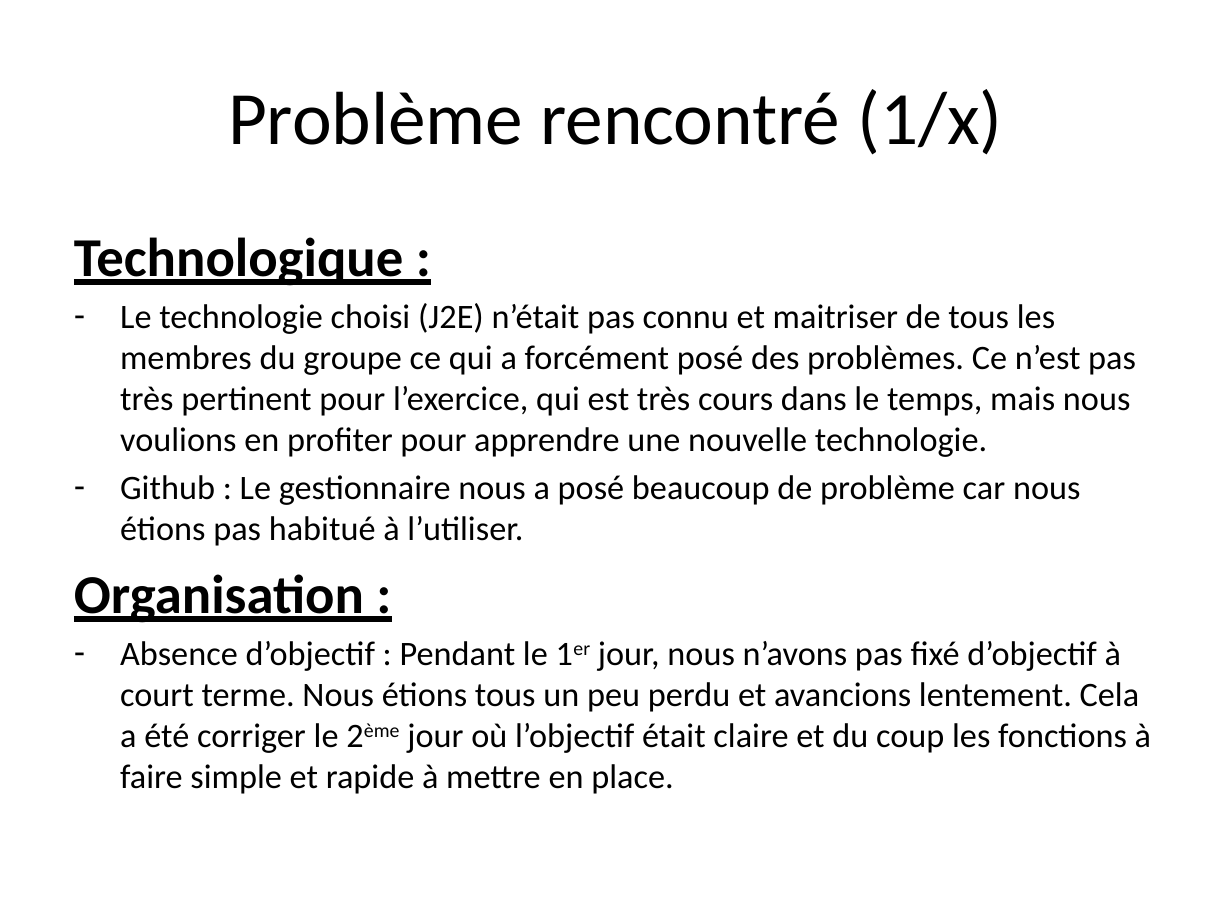
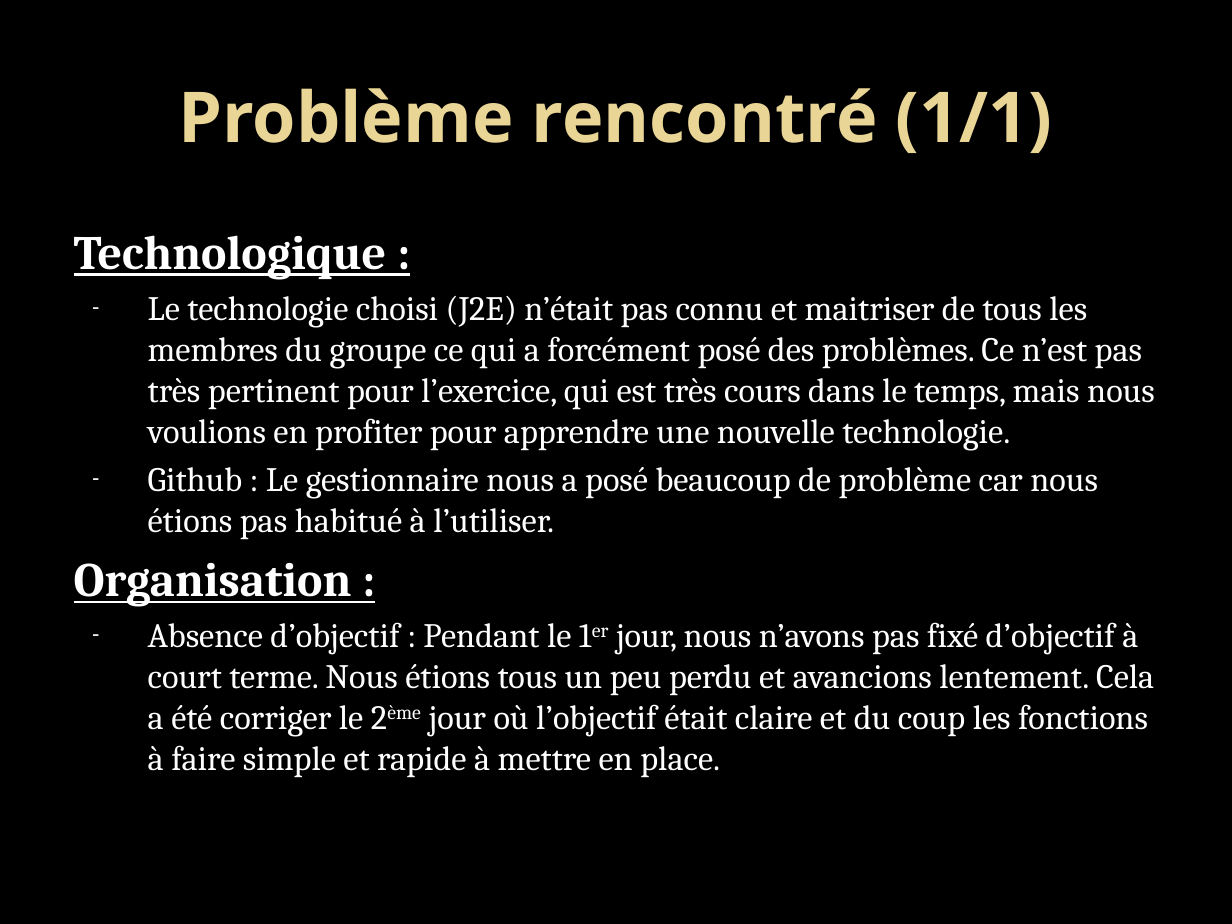
Before and after one commit to Hack-a-Trip/Hack-a-Trip, a slide deck: slide 6 of Hack-a-Trip/HACK-A-TRIP.pptx. Drawn at 1232x924 pixels with LibreOffice and Linux fonts; fonts in the diff are those of the drawing; background and template pictures are left out. Boxes give left, top, right and bottom in pixels: in the first picture for what was removed or moved away, otherwise in the second. Text is boxed around its words. In the diff, an @@ line names an element or a change of style, - is before the commit and + after.

```diff
--- a/Hack-a-Trip/HACK-A-TRIP.pptx
+++ b/Hack-a-Trip/HACK-A-TRIP.pptx
@@ background #FFFFFF to picture (left out) @@
@@ title at bbox=[178, 88, 1053, 153]: text changed; size 44 to 41 pt; font Calibri to Noto Sans; text colour #000000 to gradient #EAD696 to #E7D081; bold on @@
-Problème rencontré (1/x)
+Problème rencontré (1/1)
@@ text "Technologique :" at bbox=[74, 235, 1155, 778]: size 32 to 28 pt in "Technologique :", "Organisation :"; font Calibri to Cambria, text colour #000000 to #FFFFFF; indent changed @@
```
Also in this commit, not shown: 5 other slides changed.
